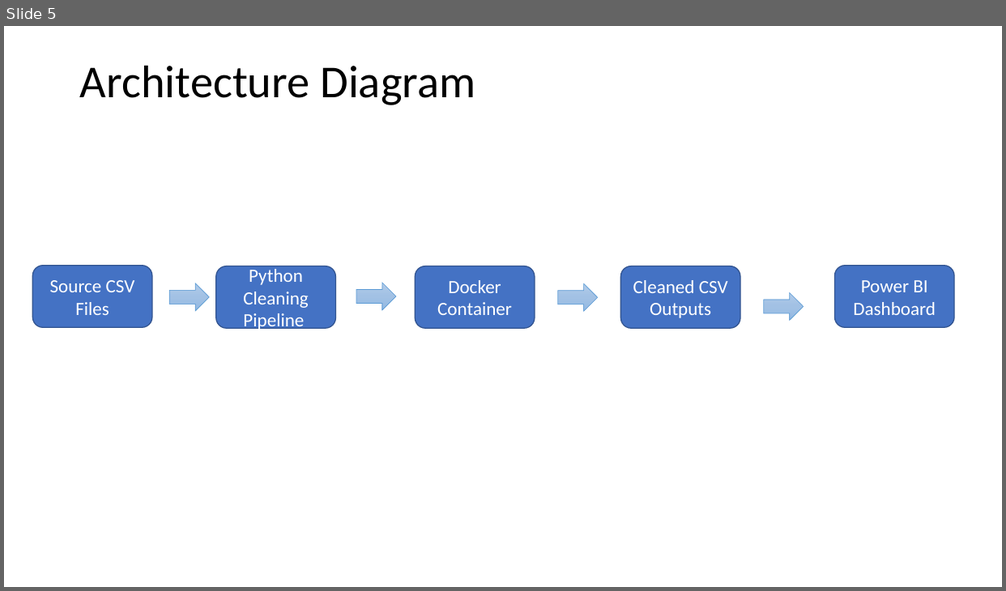
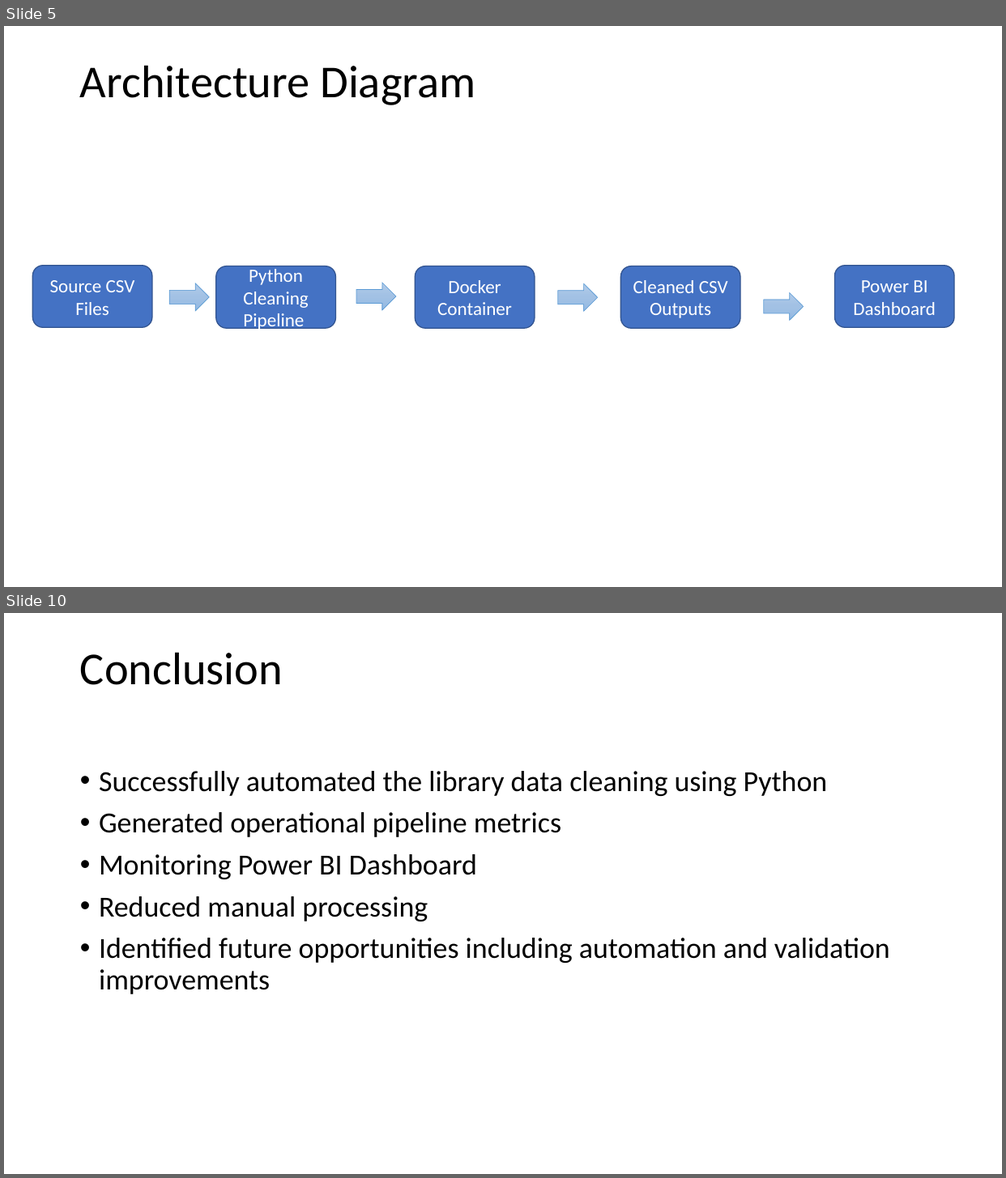
Before and after one commit to neildawson25-bot/2026-05-05-Module5, a slide deck: Day 3/docker_library/Library Data Cleaning Automation.pptx. Shown one above the other, each under a label of ours: slide 5 before the commit, slides 5 and 10 after it; the slides between them are not shown. The pictures are 1006x591 and 1006x1178 pixels, drawn with LibreOffice and Linux fonts; fonts in the diff are those of the drawing. Boxes give left, top, right and bottom in pixels: in the first picture for what was removed or moved away, otherwise in the second. Text is boxed around its words. In the diff, an @@ line names an element or a change of style, - is before the commit and + after.

```diff
--- a/Day 3/docker_library/Library Data Cleaning Automation.pptx
+++ b/Day 3/docker_library/Library Data Cleaning Automation.pptx
@@ slide 10 added at [4,613,1002,1174], background #FFFFFF @@
@@ title added at [80,652,283,685], 44 pt, text #000000 @@
+Conclusion
@@ text added at [99,771,890,995], 28 pt, text #000000 @@
+• Successfully automated the library data cleaning using Python
+• Generated operational pipeline metrics
+• Monitoring Power BI Dashboard
+• Reduced manual processing
+• Identified future opportunities including automation and validation improvements
```
Also in this commit, not shown: 3 slides changed, 1 other slide added, 3 slides removed, 1 other file.
